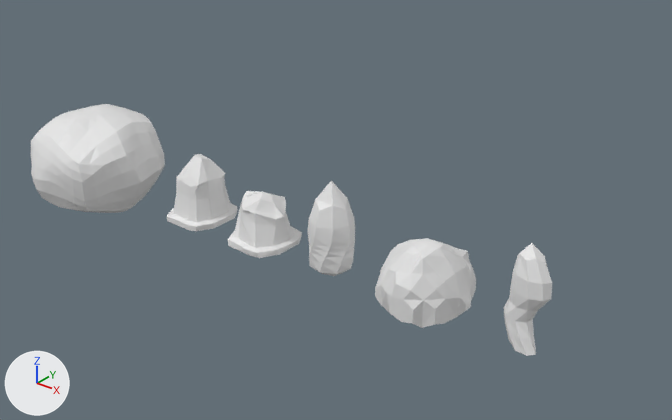
Two versions of the Blender file 3D Projects/SeniorProject/SeniorProject_01.blend, one commit apart.
One viewpoint serves both versions: a 50 mm camera at (9.62, -6.96, 4.78) aimed at (3.07, 1.22, -0.29). Every picture has the same lights, and +X, +Y and +Z are marked at lower left.

Objects in the first picture: 'Astroid', 'Biomass', 'Crystal', 'Gold', 'Ice', 'Iron'.
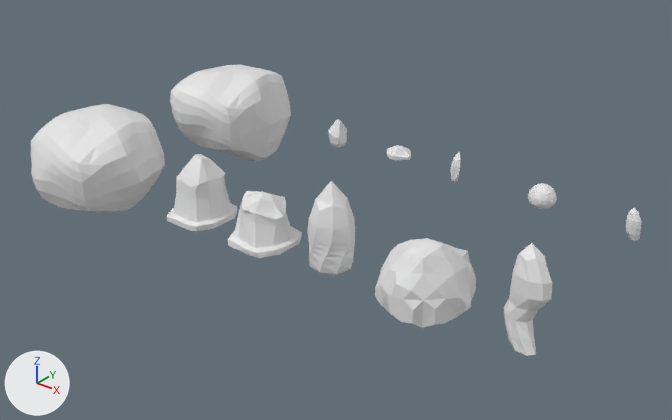
The edits, one by one:
Mesh me_icosphere_004 is new.
It has 224 vertices, 222 faces and spans x -0.165..0.165, y -0.165..0.164, z -0.132..0.167.
Mesh me_cube_003 is new.
It has 42 vertices, 40 faces and spans x -0.085..0.099, y -0.175..-0.055, z -0.206..0.217.
Mesh me_icosphere_003 is new.
It has 48 vertices, 46 faces and spans x -0.17..0.188, y -0.173..0.166, z -0.095..0.109.
Mesh me_cube_002 is new.
It has 80 vertices, 78 faces and spans x -0.259..0.148, y -0.383..-0.094, z -0.571..0.595.
Mesh me_icosphere_002 is new.
It has 48 vertices, 46 faces and spans x -0.118..0.107, y -0.131..0.12, z -0.134..0.248.
Mesh me_plane_001 is new.
It has 322 vertices, 320 faces and spans x -0.88..0.75, y -1.0..0.79, z -0.79..0.64.
Object 'Biomass Chunk' (ob_biomass_chunk) is new; it shows me_icosphere_004.
Its location is (5.2, 2.54, 0.02).
Object 'Crystal Chunk' (ob_crystal_chunk) is new; it shows me_cube_003.
Its location is (6.34, 2.64, 0.0).
Object 'Gold Chunk' (ob_gold_chunk) is new; it shows me_icosphere_003.
Its location is (3.01, 2.64, 0.0).
Object 'Ice Chunk' (ob_ice_chunk) is new; it shows me_cube_002.
Its location is (3.99, 2.64, 0.07).
Its scale is (0.38, 0.38, 0.38).
Object 'Iron Chunk' (ob_iron_chunk) is new; it shows me_icosphere_002.
Its location is (1.98, 2.64, 0.0).
Object 'Astroid02' (ob_astroid02) is new; it shows me_plane_001.
Its location is (0.0, 2.61, 0.0).

Pixel boxes (x1, y1, x2, y2) of what changed, in the pictures (672 x 420 px):
'Astroid02', added
    after: (170, 65, 291, 161)
'Biomass Chunk', added
    after: (528, 183, 557, 209)
'Crystal Chunk', added
    after: (626, 208, 642, 242)
'Iron Chunk', added
    after: (328, 119, 347, 147)
'Gold Chunk', added
    after: (387, 145, 411, 161)
'Ice Chunk', added
    after: (450, 151, 461, 183)
